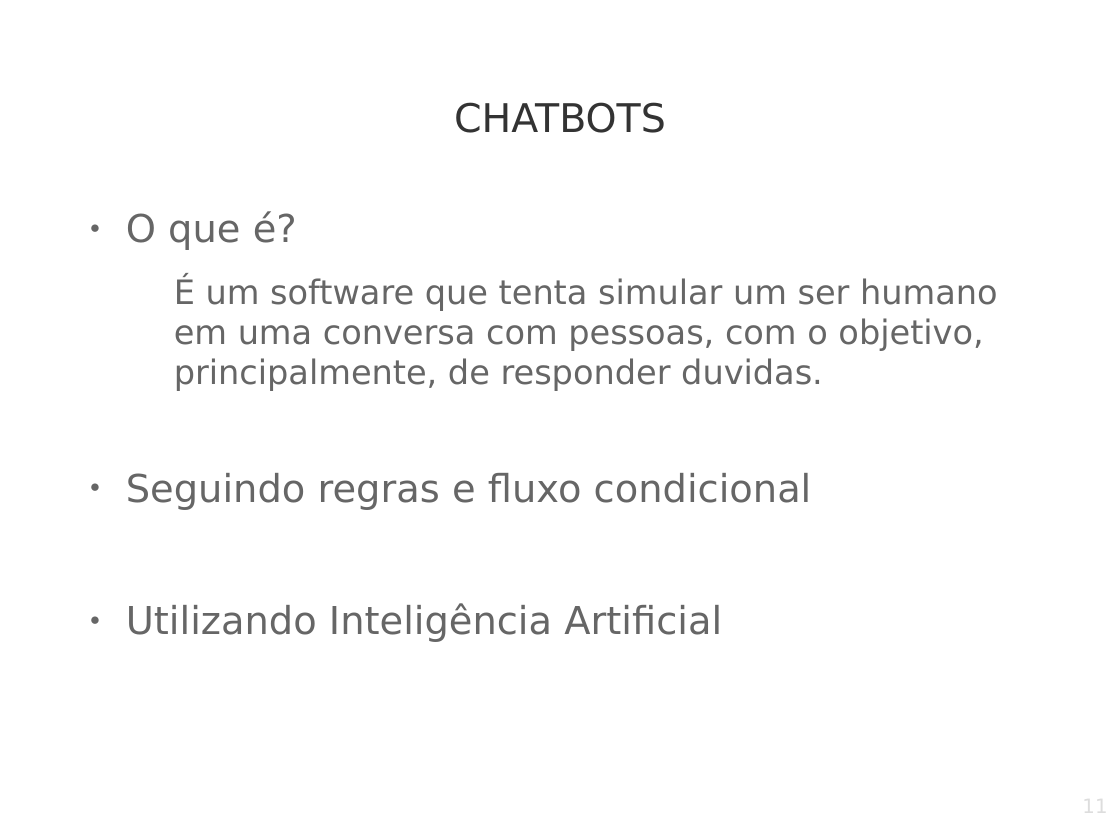
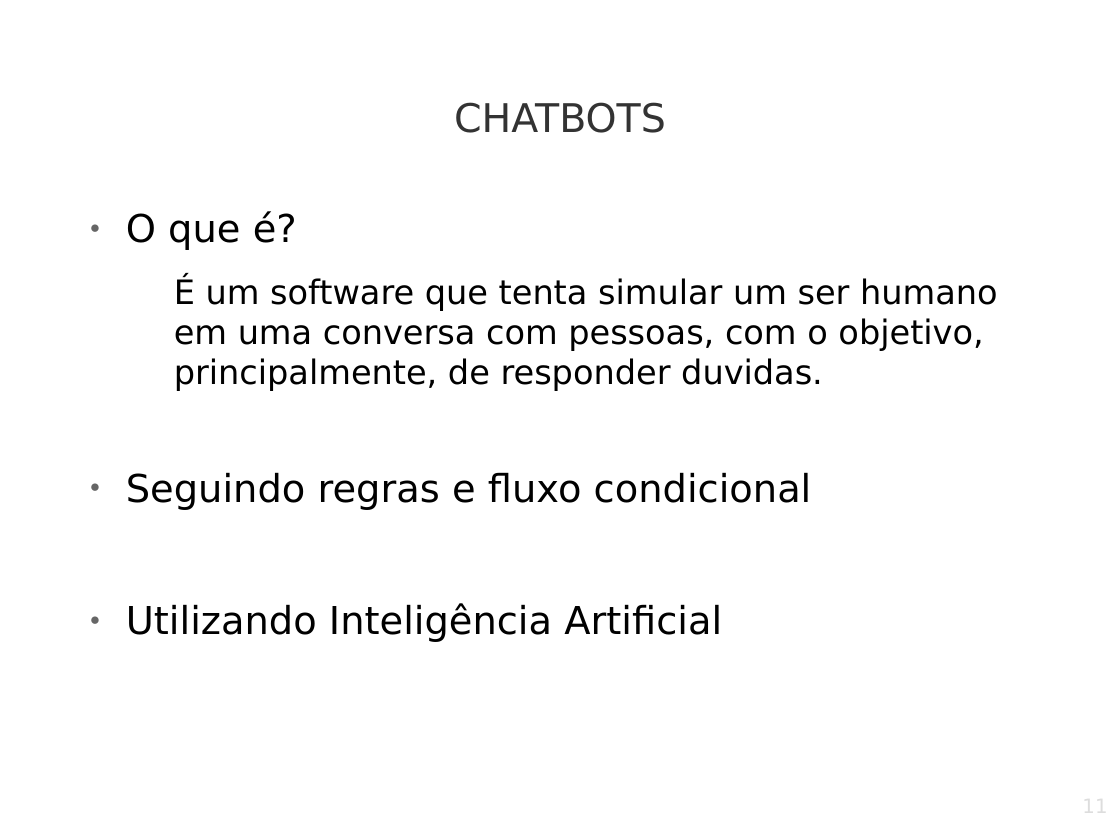
Before and after one commit to marcosnonato/Clang, a slide deck: slide 11 of Tendencias Tecnologicas.odp. Drawn at 1120x840 pixels with LibreOffice and Linux fonts; fonts in the diff are those of the drawing; background and template pictures are left out. Boxes give left, top, right and bottom in pixels: in the first picture for what was removed or moved away, otherwise in the second. Text is boxed around its words. In the diff, an @@ line names an element or a change of style, - is before the commit and + after.

```diff
--- a/Tendencias Tecnologicas.odp
+++ b/Tendencias Tecnologicas.odp
@@ text "O que é?" at (126, 211, 997, 642): text colour #666666 to #000000 @@
```
Also in this commit, not shown: 13 other slides changed, 1 slide added.
